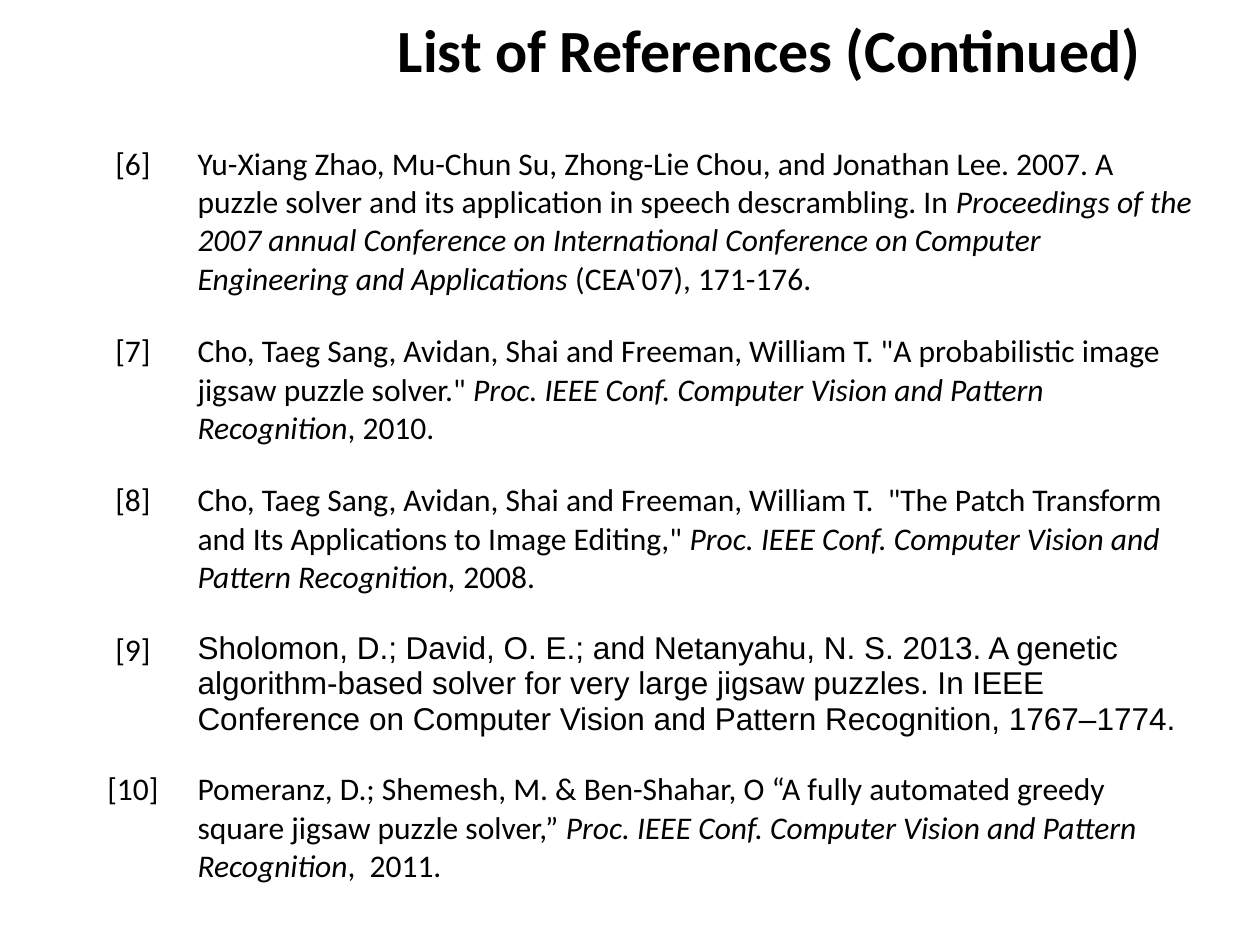
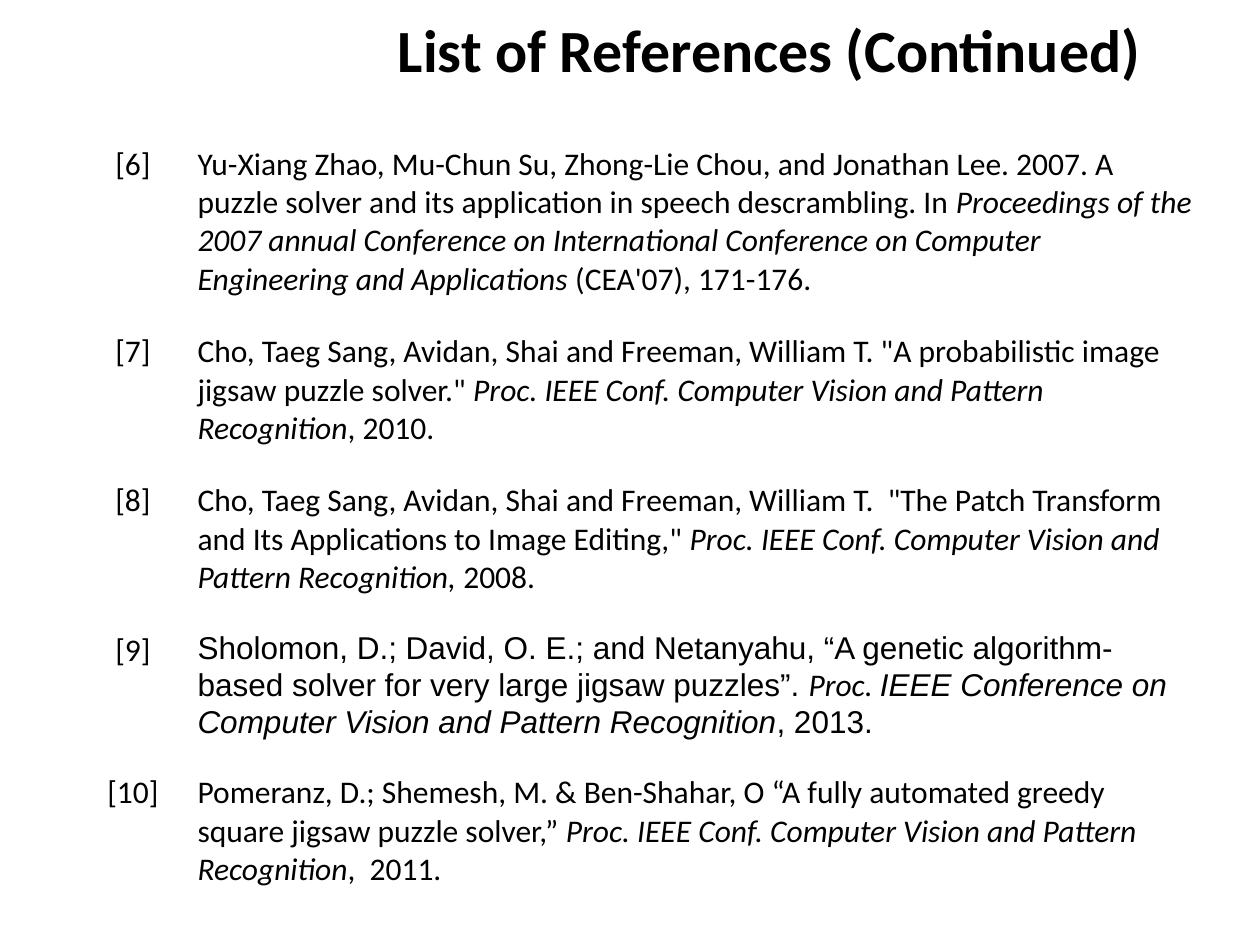
Before and after one commit to ZaydH/sjsu_thesis, a slide deck: slide 26 of Papers/Zayd_Hammoudeh_-_Square_Jigsaw_Puzzle_Problem_Literature_Review.pptx (slide 24 before the commit). Drawn at 1260x945 pixels with LibreOffice and Linux fonts; fonts in the diff are those of the drawing; background and template pictures are left out. Boxes give left, top, right and bottom in pixels: in the first picture for what was removed or moved away, otherwise in the second. Text is boxed around its words. In the diff, an @@ line names an element or a change of style, - is before the commit and + after.

```diff
--- a/Papers/Zayd_Hammoudeh_-_Square_Jigsaw_Puzzle_Problem_Literature_Review.pptx
+++ b/Papers/Zayd_Hammoudeh_-_Square_Jigsaw_Puzzle_Problem_Literature_Review.pptx
@@ table at (81, 139, 1212, 891) @@
-row 4, column 2: Sholomon, D.; David, O. E.; and Netanyahu, N. S. 2013. A genetic algorithm-based solver for very large jigsaw puzzles. In IEEE Conference on Computer Vision and Pattern Recognition, 1767–1774.
+row 4, column 2: Sholomon, D.; David, O. E.; and Netanyahu, “A genetic algorithm-based solver for very large jigsaw puzzles”. Proc. IEEE Conference on Computer Vision and Pattern Recognition, 2013.
```
Also in this commit, not shown: 4 other slides changed, 2 slides added, 2 other files.
